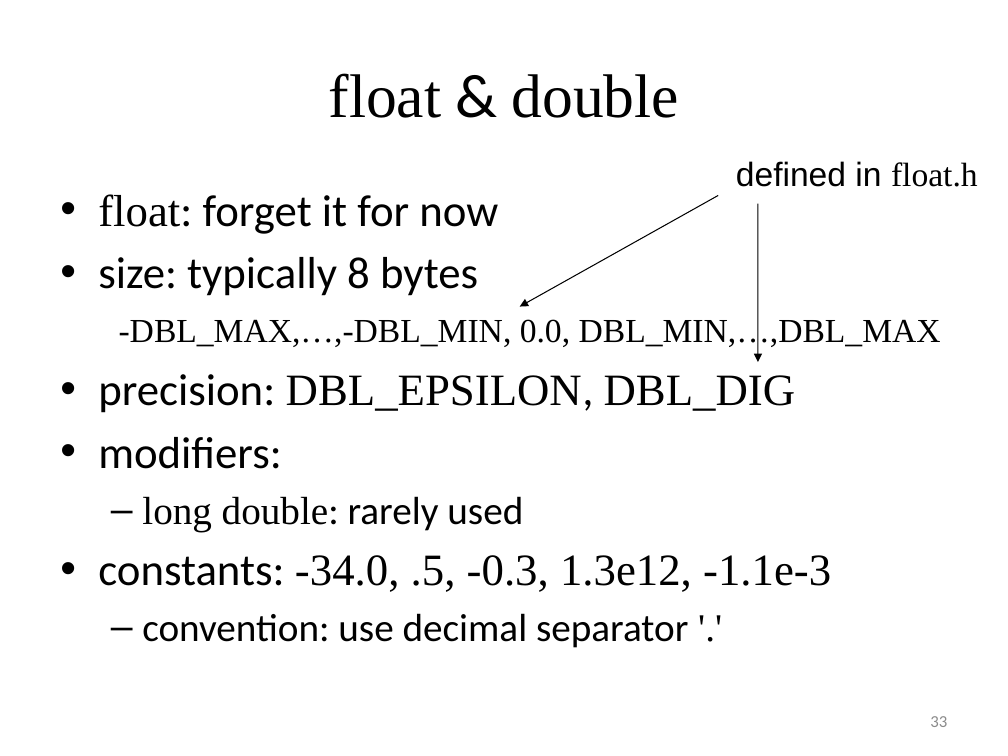
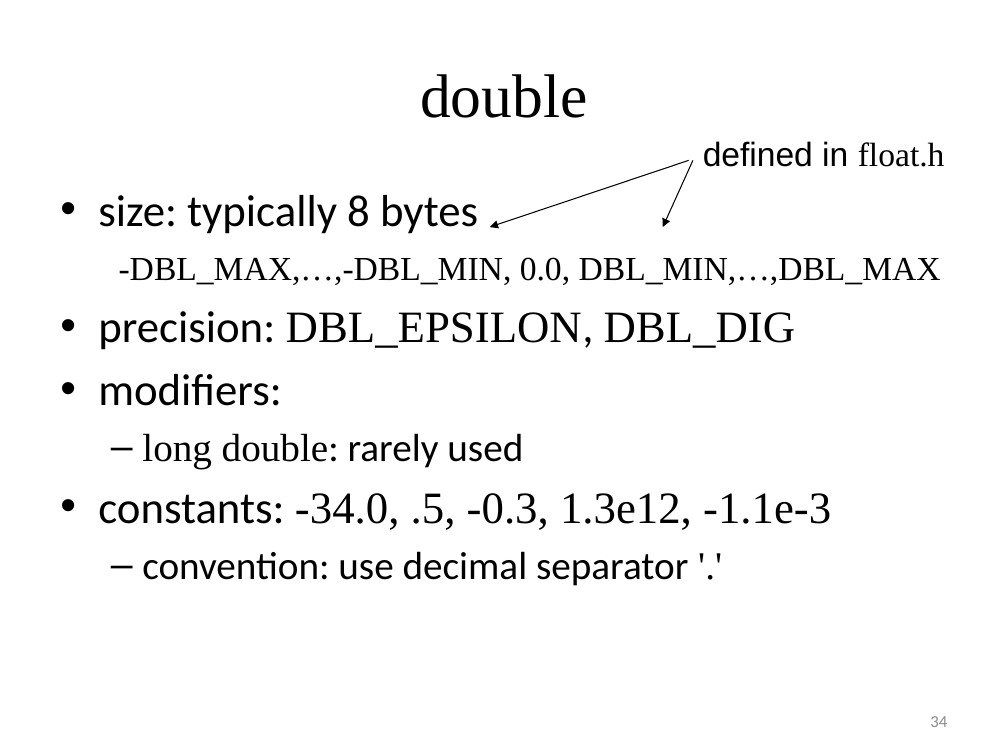
Before and after one commit to gjbex/Scientific-C, a slide deck: slide 34 of scientific_c.pptx (slide 33 before the commit). Drawn at 1008x756 pixels with LibreOffice and Linux fonts; fonts in the diff are those of the drawing. Boxes give left, top, right and bottom in pixels: in the first picture for what was removed or moved away, otherwise in the second. Text is boxed around its words. In the diff, an @@ line names an element or a change of style, - is before the commit and + after.

Commit message:
Add tgmath.h slide

```diff
--- a/scientific_c.pptx
+++ b/scientific_c.pptx
@@ title at [420,74,588,118]: text changed @@
-float & double
+double
@@ text "defined in float.h": place and size @@
-text "defined in float.h" at [736,161,978,187]
+text "defined in float.h" at [703,141,945,167]
@@ arrow moved from (719, 196) - (520, 306) to (688, 160) - (490, 227) @@
@@ arrow added from (692, 160) to (663, 227), #000000 0.75 pt @@
@@ text at [98,194,498,234]: paragraph removed @@
-• float: forget it for now
@@ arrow removed from (758, 204) to (758, 362) @@
@@ page number at [930,716,947,727]: text changed @@
-33
+34
```
Also in this commit, not shown: 7 other slides changed, 3 slides added.
